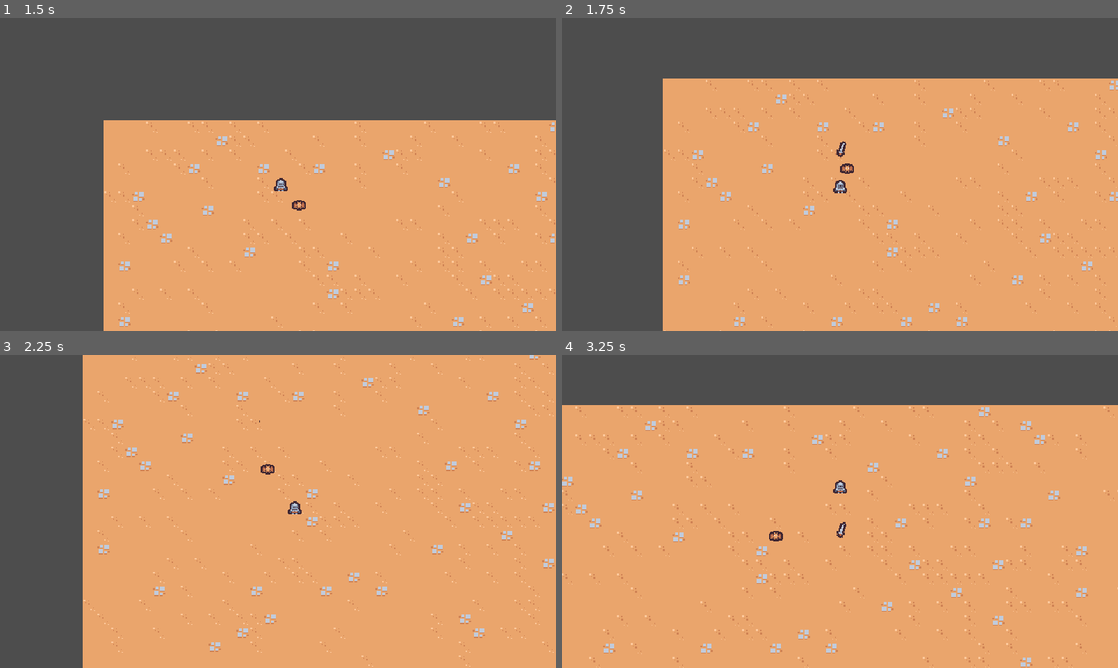
Above: before the commit, frames 1-4 (two rows, left to right).
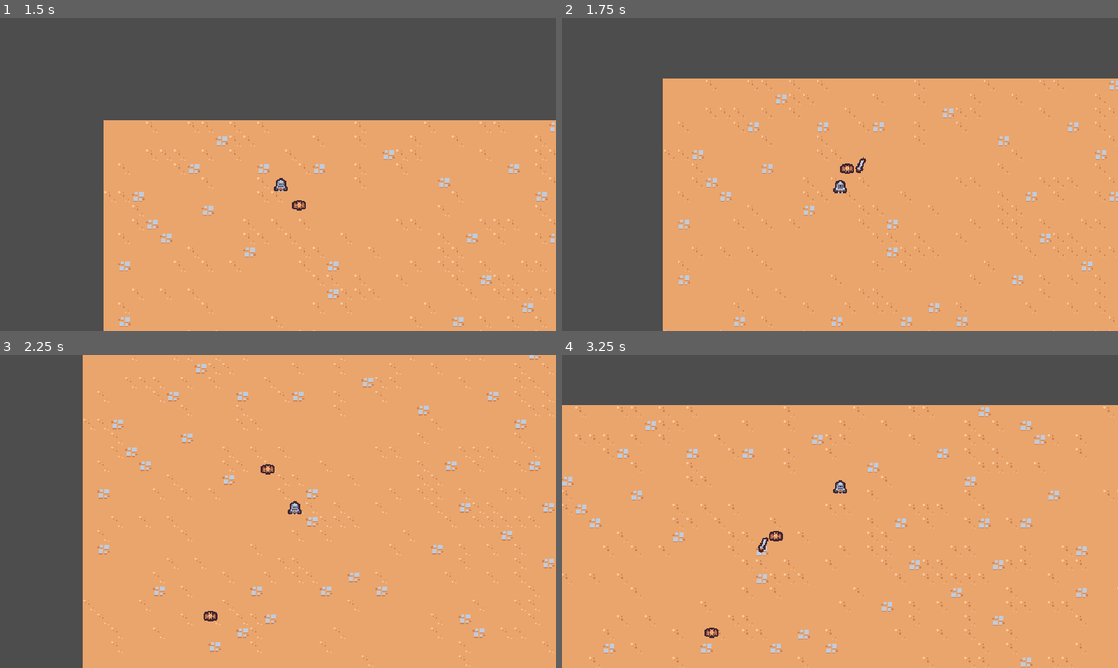
Above: after the commit, the same moments.

Repository: Osama-cs/GameDevPractise
Game: Godot game, scene res://scenes/main/main.tscn
Two runs of this game, one before a commit and one after it. Both use one fixed random seed, a clock stepped at 60 frames per second and the inputs below.
Inputs:
- Up to frame 1 (1.5 s): hold D (move_right) 0.53-1.28 s; hold S (move_down) from 1.28 s (still down)
- Up to frame 2 (1.75 s): keep holding S (move_down)
- Up to frame 3 (2.25 s): release S (move_down) at 2.03 s; hold D (move_right) from 2.03 s (still down)
- Up to frame 4 (3.25 s): release D (move_right) at 2.78 s; hold W (move_up) from 2.78 s (still down)

Frame 1 is identical in both runs. In frame 2, 0.1% of the frame differs, in the area x 49-55%, y 39-50%; in frame 3, less than 0.1%; in frame 4, 0.2%, in the area x 25-52%, y 53-91%.

Commit message:
Fixed sword animation

Diff:
--- a/project.godot
+++ b/project.godot
@@ -50,6 +50,12 @@
 ]
 }
 
+[layer_names]
+
+2d_physics/layer_1="Terrain"
+2d_physics/layer_2="Player"
+2d_physics/layer_3="Enemy"
+
 [rendering]
 
 textures/canvas_textures/default_texture_filter=0
--- a/scenes/ability/sword_ability/sword_ability.tscn
+++ b/scenes/ability/sword_ability/sword_ability.tscn
@@ -1,32 +1,47 @@
-[gd_scene load_steps=5 format=3 uid="uid://chd847a5hh642"]
+[gd_scene load_steps=6 format=3 uid="uid://chd847a5hh642"]
 
 [ext_resource type="Texture2D" uid="uid://b0n5fth57k17n" path="res://scenes/ability/sword_ability/sword.png" id="1_wb7y8"]
 
 [sub_resource type="Animation" id="Animation_end8v"]
 length = 0.75
+step = 0.05
 tracks/0/type = "value"
 tracks/0/imported = false
 tracks/0/enabled = true
 tracks/0/path = NodePath("Sprite2D:rotation")
-tracks/0/interp = 1
+tracks/0/interp = 2
 tracks/0/loop_wrap = true
 tracks/0/keys = {
-"times": PackedFloat32Array(0),
-"transitions": PackedFloat32Array(1),
+"times": PackedFloat32Array(0, 0.2, 0.4, 0.75),
+"transitions": PackedFloat32Array(1, 1, 1.7, 1),
 "update": 0,
-"values": [0.0]
+"values": [-0.174533, 0.0, 3.14159, 0.0]
 }
 tracks/1/type = "value"
 tracks/1/imported = false
 tracks/1/enabled = true
 tracks/1/path = NodePath("Sprite2D:scale")
-tracks/1/interp = 1
+tracks/1/interp = 2
 tracks/1/loop_wrap = true
 tracks/1/keys = {
-"times": PackedFloat32Array(0),
+"times": PackedFloat32Array(0, 0.1, 0.2, 0.35, 0.5, 0.75),
+"transitions": PackedFloat32Array(1, 1, 1, 1, 5.65, 1),
+"update": 0,
+"values": [Vector2(0, 0), Vector2(1.25, 1.25), Vector2(1, 1), Vector2(2, 2), Vector2(1, 1), Vector2(0, 0)]
+}
+tracks/2/type = "method"
+tracks/2/imported = false
+tracks/2/enabled = true
+tracks/2/path = NodePath(".")
+tracks/2/interp = 1
+tracks/2/loop_wrap = true
+tracks/2/keys = {
+"times": PackedFloat32Array(0.35),
 "transitions": PackedFloat32Array(1),
-"update": 0,
-"values": [Vector2(1, 1)]
+"values": [{
+"args": [],
+"method": &"queue_free"
+}]
 }
 
 [sub_resource type="Animation" id="Animation_v3rjh"]
@@ -78,14 +93,25 @@
 "swing": SubResource("Animation_v3rjh")
 }
 
+[sub_resource type="RectangleShape2D" id="RectangleShape2D_qwepm"]
+size = Vector2(30, 30)
+
 [node name="SwordAbility" type="Node2D"]
 
 [node name="AnimationPlayer" type="AnimationPlayer" parent="."]
 libraries = {
 "": SubResource("AnimationLibrary_77mu8")
 }
-autoplay = "swing"
+autoplay = "RESET"
 
 [node name="Sprite2D" type="Sprite2D" parent="."]
+rotation = -0.174533
+scale = Vector2(1e-05, 1e-05)
 texture = ExtResource("1_wb7y8")
 offset = Vector2(0, -4)
+
+[node name="Area2D" type="Area2D" parent="."]
+
+[node name="CollisionShape2D" type="CollisionShape2D" parent="Area2D"]
+position = Vector2(15, 0)
+shape = SubResource("RectangleShape2D_qwepm")
--- a/scenes/ability/sword_ability_controller/sword_ability_controller.gd
+++ b/scenes/ability/sword_ability_controller/sword_ability_controller.gd
@@ -1,5 +1,8 @@
-# 8
 extends Node
+
+#@export var max_range: float
+
+const MAX_RANGE = 150
 
 @export var sword_ability: PackedScene
 
@@ -13,6 +16,20 @@
 	if player == null:
 		return
 
+	var enemies = get_tree().get_nodes_in_group("enemy")
+	enemies = enemies.filter(func(enemy:Node2D):
+		return enemy.global_position.distance_squared_to(player.global_position) < pow(MAX_RANGE, 2)
+	)
+
+	if enemies.size() == 0:
+		return
+
+	enemies.sort_custom(func(a:Node2D, b: Node2D):
+		var a_distance = a.global_position.distance_squared_to(player.global_position)
+		var b_distance = b.global_position.distance_squared_to(player.global_position)
+		return a_distance < b_distance
+	)
+
 	var sword_instance = sword_ability.instantiate() as Node2D
 	player.get_parent().add_child(sword_instance)
-	sword_instance.global_position = player.global_position
+	sword_instance.global_position = enemies[0].global_position
--- a/scenes/basic_enemy/basic_enemy.tscn
+++ b/scenes/basic_enemy/basic_enemy.tscn
@@ -1,14 +1,25 @@
-[gd_scene load_steps=4 format=3 uid="uid://demfmrdh6vcnj"]
+[gd_scene load_steps=5 format=3 uid="uid://demfmrdh6vcnj"]
 
 [ext_resource type="Texture2D" uid="uid://dct10bdhv4jdo" path="res://scenes/basic_enemy/basic_enemy.png" id="1_3ukm1"]
 [ext_resource type="Script" path="res://scenes/basic_enemy/basic_enemy.gd" id="1_qme3c"]
 
+[sub_resource type="CircleShape2D" id="CircleShape2D_lyvr0"]
+radius = 12.0
+
 [sub_resource type="CircleShape2D" id="CircleShape2D_32oy1"]
 radius = 5.0
 
-[node name="BasicEnemy" type="CharacterBody2D"]
+[node name="BasicEnemy" type="CharacterBody2D" groups=["enemy"]]
 collision_layer = 0
 script = ExtResource("1_qme3c")
+
+[node name="Area2D" type="Area2D" parent="."]
+collision_layer = 0
+collision_mask = 4
+
+[node name="CollisionShape2D" type="CollisionShape2D" parent="Area2D"]
+position = Vector2(0, -5)
+shape = SubResource("CircleShape2D_lyvr0")
 
 [node name="Sprite2D" type="Sprite2D" parent="."]
 texture = ExtResource("1_3ukm1")
--- a/scenes/main/main.tscn
+++ b/scenes/main/main.tscn
@@ -20,3 +20,6 @@
 
 [node name="BasicEnemy" parent="." instance=ExtResource("4_1qt83")]
 position = Vector2(293, 160)
+
+[node name="BasicEnemy2" parent="." instance=ExtResource("4_1qt83")]
+position = Vector2(109, 466)
